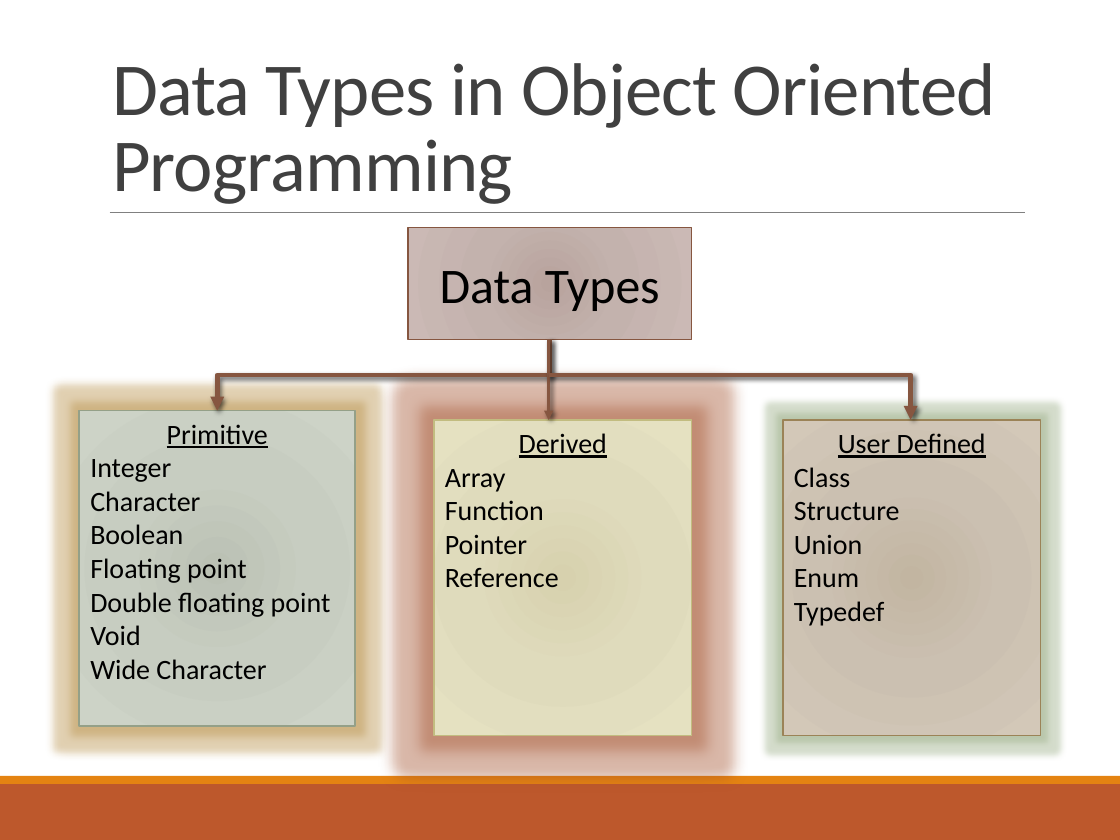
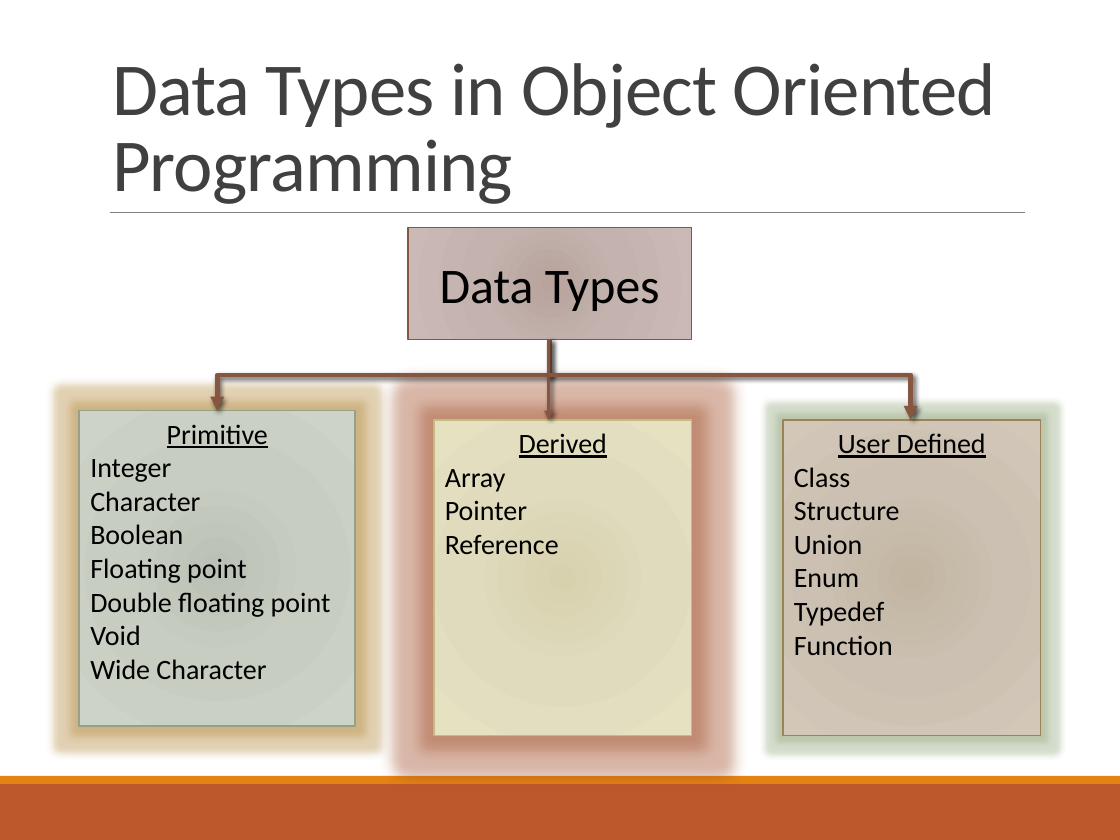
Before and after one commit to deeperj/dillinger, a slide deck: slide 4 of thesis/ukapp2/wqu_isc/sofware_design/Introduction to object orientation and software design-REV2.pptx (slide 3 before the commit). Drawn at 1120x840 pixels with LibreOffice and Linux fonts; fonts in the diff are those of the drawing. Boxes give left, top, right and bottom in pixels: in the first picture for what was removed or moved away, otherwise in the second. Text is boxed around its words. In the diff, an @@ line names an element or a change of style, - is before the commit and + after.

```diff
--- a/thesis/ukapp2/wqu_isc/sofware_design/Introduction to object orientation and software design-REV2.pptx
+++ b/thesis/ukapp2/wqu_isc/sofware_design/Introduction to object orientation and software design-REV2.pptx
@@ text in rectangle at (445, 500, 544, 520): paragraph removed @@
-Function
@@ text in rectangle at (794, 635, 893, 655): paragraph added @@
+Function
```
Also in this commit, not shown: 1 other slide changed, 10 other files.
